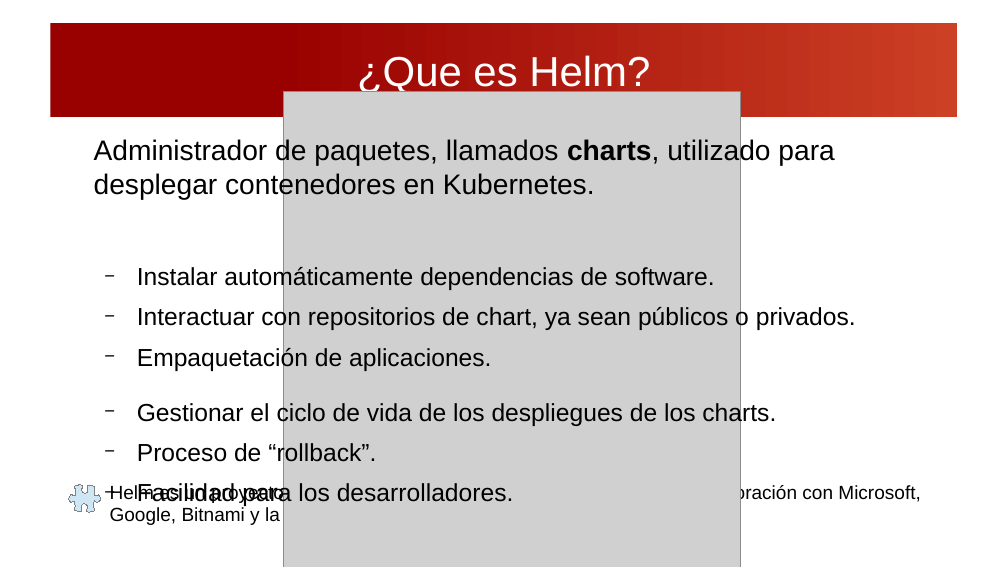
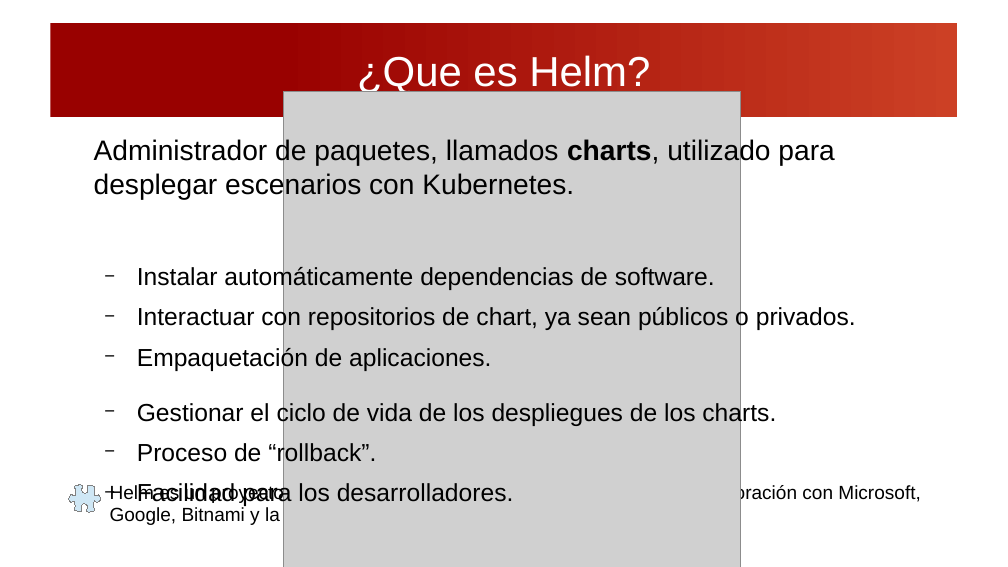
Before and after one commit to MoralG/Despliegues_de_microservicios_en_k8s_con_Helm, a slide deck: slide 3 of Presentación.odp. Drawn at 1008x567 pixels with LibreOffice and Linux fonts; fonts in the diff are those of the drawing; grey boxes stand for pictures. Boxes give left, top, right and bottom in pixels: in the first picture for what was removed or moved away, otherwise in the second. Text is boxed around its words. In the diff, an @@ line names an element or a change of style, - is before the commit and + after.

```diff
--- a/Presentación.odp
+++ b/Presentación.odp
@@ text at (x1=94, y1=138, x2=834, y2=199): text changed @@
-Administrador de paquetes, llamados charts, utilizado para desplegar contenedores en Kubernetes.
+Administrador de paquetes, llamados charts, utilizado para desplegar escenarios con Kubernetes.
```
Also in this commit, not shown: 4 other slides changed.
